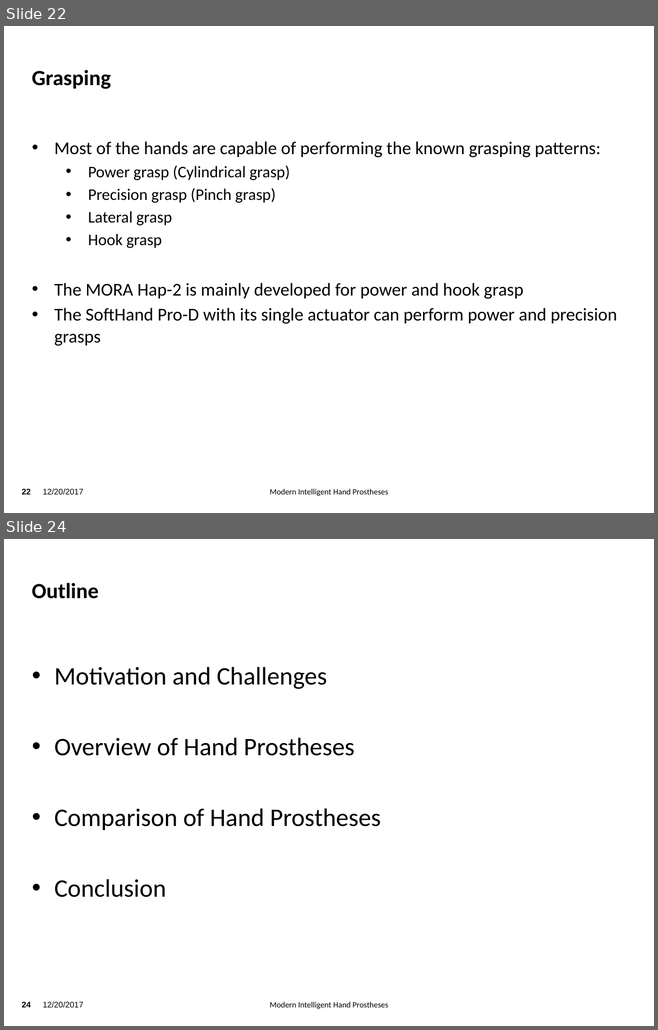
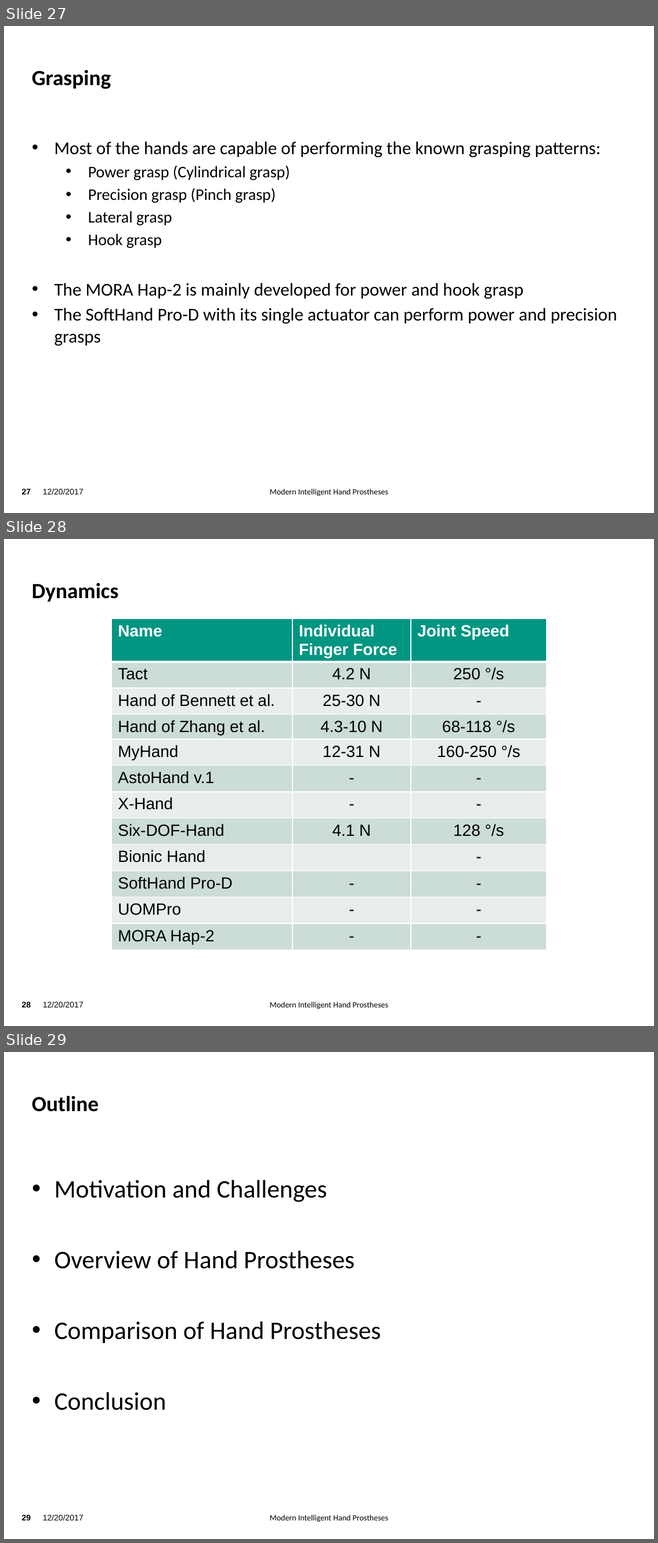
Before and after one commit to TsStocker/HumanoideRobotik, a slide deck: Vortrag/Vortrag.pptx. Shown one above the other, each under a label of ours: slides 22 and 24 before the commit, slides 27, 28 and 29 after it; the slides between them are not shown. The pictures are 658x1030 and 658x1543 pixels, drawn with LibreOffice and Linux fonts; fonts in the diff are those of the drawing; background and template pictures are left out. Boxes give left, top, right and bottom in pixels: in the first picture for what was removed or moved away, otherwise in the second. Text is boxed around its words. In the diff, an @@ line names an element or a change of style, - is before the commit and + after.

```diff
--- a/Vortrag/Vortrag.pptx
+++ b/Vortrag/Vortrag.pptx
@@ slide 28 added at box(4, 539, 654, 1026), background picture (left out); not listed: 3 template elements that a slide beside it also shows @@
@@ title added at box(32, 583, 119, 602), 24 pt, text #000000, bold @@
+Dynamics
@@ table added at box(111, 619, 546, 954), 12 rows, 3 columns @@
+Name | Individual Finger Force | Joint Speed
+Tact | 4.2 N | 250 °/s
+Hand of Bennett et al. | 25-30 N | -
+Hand of Zhang et al. | 4.3-10 N | 68-118 °/s
+MyHand | 12-31 N | 160-250 °/s
+AstoHand v.1 | - | -
+X-Hand | - | -
+Six-DOF-Hand | 4.1 N | 128 °/s
+Bionic Hand |  | -
+SoftHand Pro-D | - | -
+UOMPro | - | -
+MORA Hap-2 | - | -
@@ what was slide 22 is now slide 27 @@
@@ page number at box(22, 489, 31, 495): text changed @@
-22
+27
@@ what was slide 24 is now slide 29 @@
@@ page number at box(22, 1515, 31, 1521): text changed @@
-24
+29
```
Also in this commit, not shown: 14 slides changed, 6 other slides added, 1 slide removed, 1 other file.
